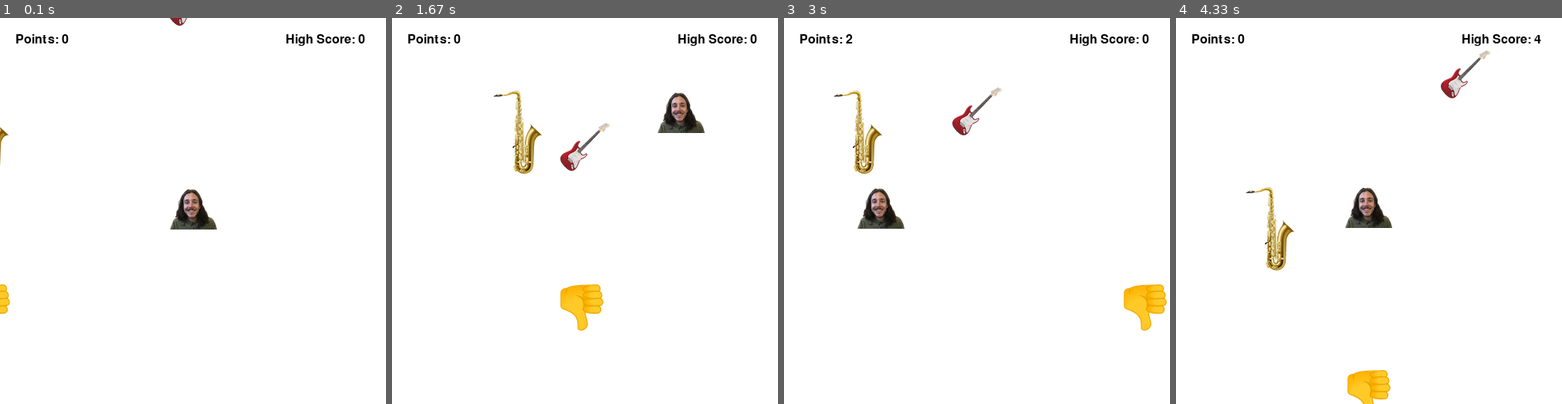
Above: before the commit, frames 1-4 (left to right).
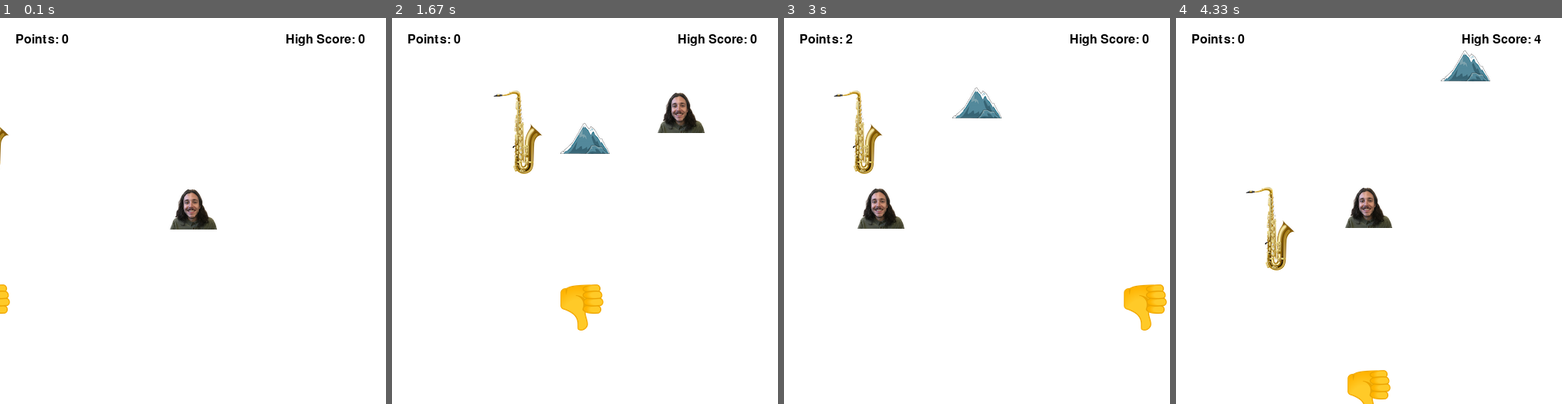
Above: after the commit, the same moments.

Repository: laurelmclean/music-pygame
Game: pygame game, started from musicgame.py
The game is run twice, just before and just after one commit, with the same random seed, the same clock (stepped at 60 frames per second) and the same inputs.
Inputs:
- Up to frame 1 (0.1 s): no input
- Up to frame 2 (1.67 s): hold Right 0.33-0.8 s; hold Up 0.83-1.13 s; hold Right 1.17-1.63 s
- Up to frame 3 (3 s): hold Left 1.67-2.2 s; hold Down 2.23-2.53 s; hold Left 2.57-2.97 s
- Up to frame 4 (4.33 s): hold Up 3-3.37 s; hold Right 3.4-4.03 s; hold Down from 4.07 s (still down)

The runs differ from the first frame. In frame 1, less than 0.1% of the frame differs, in the area x 44-49%, y 0-2%; in frame 2, 0.8%, in the area x 43-57%, y 27-40%; in frame 3, 0.8%; in frame 4, 0.8%.

Commit message:
added mountain icon

Diff:
--- a/musicgame.py
+++ b/musicgame.py
@@ -58,9 +58,9 @@
 # generates random number for x position and always starts a y 0
 
 
-class Guitar(GameObject):
-    def __init__(self):
-        super(Guitar, self).__init__(0, 0, 'guitar.png')
+class Mountain(GameObject):
+    def __init__(self):
+        super(Mountain, self).__init__(0, 0, 'mountain.png')
         self.dx = 0
         self.dy = (randint(0, 200) / 100) + 1
         self.reset()  # call reset here!
@@ -101,7 +101,7 @@
 
 
 # Make an instance of image
-guitar = Guitar()
+mountain = Mountain()
 
 # strawberry
 instrument = Instrument()
@@ -204,14 +204,14 @@
 
 # Add sprites to group
 all_sprites.add(player)
-all_sprites.add(guitar)
+all_sprites.add(mountain)
 all_sprites.add(instrument)
 all_sprites.add(thumbs)
 
 # make a fruits Group
 fruit_sprites = pygame.sprite.Group()
 
-fruit_sprites.add(guitar)
+fruit_sprites.add(mountain)
 fruit_sprites.add(instrument)
 
 # Creat the game loop
@@ -274,6 +274,7 @@
         instrument.update_image('guitar.png')
      # Draw the points
     draw_text(text=f'Points: {points}', color= (0, 0, 0), font_size=24, x=20, y=20)
+    # draw high score
     draw_text(text=f'High Score: {high_score}', color= (0, 0, 0), font_size=24, x=370, y=20)
 # Update the window
     pygame.display.flip()
Binary file added: mountain.png
